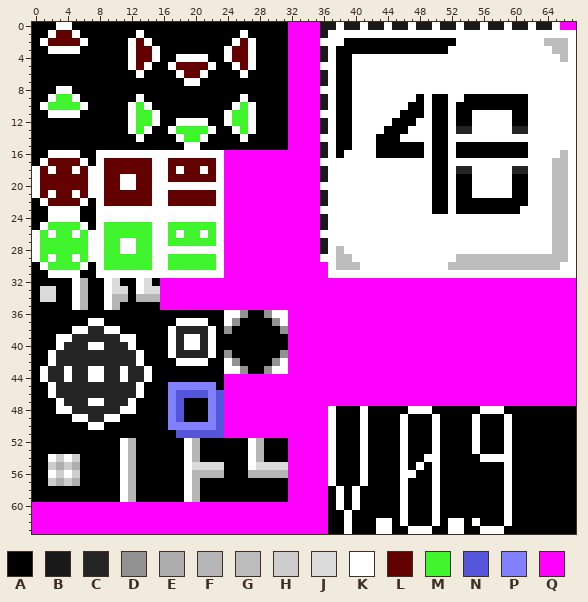
Edited in one commit: sprite sheet (src/main/resources/assets/layertab.png). Above, as it was before the edit.
The file is 68x64 pixels. Colours within 5 levels of each other are drawn and written as one.
Palette (. is transparent): A #000000  B #191919  C #252525  D #929292  E #aeaeae  F #b6b6b6  G #bdbdbd  H #cdcdcd  J #dbdbdb  K #ffffff  L #630000  M #40f42e  N #5555dc  P #8181ff  Q #ff00ff
Pixels before (only the part around the change), first column x 23:
42 AKDAAAADKQQQQQQQQQQQQQQQQQQQQQQQQQQQQQQQQQQQQ
43 AKKDAADKKQQQQQQQQQQQQQQQQQQQQQQQQQQQQQQQQQQQQ
44 AQQQQQQQQQQQQQQQQQQQQQQQQQQQQQQQQQQQQQQQQQQQQ
45 AQQQQQQQQQQQQQQQQQQQQQQQQQQQQQQQQQQQQQQQQQQQQ
46 NQQQQQQQQQQQQQQQQQQQQQQQQQQQQQQQQQQQQQQQQQQQQ
47 NQQQQQQQQQQQQQQQQQQQQQQQQQQQQQQQQQQQQQQQQQQQQ
48 NQQQQQQQQQQQQQKAAAKAAAAAKKKAAAAAAKKKAAAAAAAAA
49 NQQQQQQQQQQQQQKAAAKAAAAKAAAKAAAAKAAAKAAAAAAAA
50 NQQQQQQQQQQQQQKAAAKAAAAKAAAKAAAAKAAAKAAAAAAAA
51 NQQQQQQQQQQQQQKAAAKAAAAKAAAKAAAAKAAAKAAAAAAAA
52 AAAAKFAAAQQQQQKAAAKAAAAKAAAKAAAAKAAAKAAAAAAAA
53 AAAAKFAAAQQQQQKAAAKAAAAKAAAKAAAAKAAAKAAAAAAAA
54 AAAAKFAAAQQQQQKAAAKAAAAKAAKKAAAAAKKKKAAAAAAAA
55 JAAAKJJJJQQQQQKAAAKAAAAKAKAKAAAAAAAAKAAAAAAAA
56 FAAAFFFFFQQQQQKAAAKAAAAKKAAKAAAAAAAAKAAAAAAAA
57 AAAAAAAAAQQQQQKAAAKAAAAKAAAKAAAAAAAAKAAAAAAAA
58 AAAAAAAAAQQQQQAKAKAAAAAKAAAKAAAAAAAAKAAAAAAAA
59 AAAAAAAAAQQQQQAKAKAAAAAKAAAKAAAAAAAAKAAAAAAAA
60 QQQQQQQQQQQQQQAKAKAAAAAKAAAKAAAAAAAAKAAAAAAAA
61 QQQQQQQQQQQQQQAAKAAAAAAKAAAKAAAAAAAAKAAAAAAAA
62 QQQQQQQQQQQQQQAAKAAAKKAKAAAKAKKAKAAAKAAAAAAAA
63 QQQQQQQQQQQQQQAAKAAAKKAAKKKAAKKAAKKKAAAAAAAAA
After the commit:
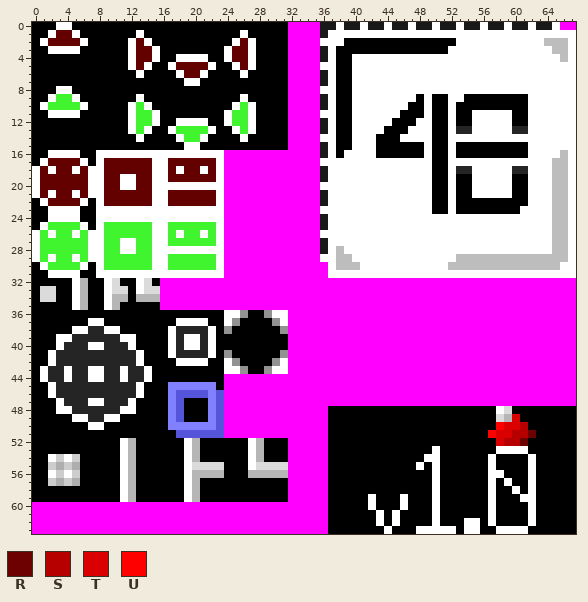
Colours new in this view: R #6d0000  S #b60000  T #db0000  U #ff0000
The author wrote: Make TimeWaster less aggressive, draw v1.0's version plate w/ generic holiday bobblehat
Difference:
{"y":48,"x":37,"old":"K","new":"A"}
{"y":48,"x":41,"old":"K","new":"A"}
{"y":48,"x":47,"old":"KKK","new":"AAA"}
{"y":48,"x":56,"old":"KK","new":"AA"}
{"y":48,"x":59,"old":"A","new":"J"}
{"y":49,"x":37,"old":"K","new":"A"}
{"y":49,"x":41,"old":"K","new":"A"}
{"y":49,"x":46,"old":"K","new":"A"}
{"y":49,"x":50,"old":"K","new":"A"}
{"y":49,"x":55,"old":"K","new":"A"}
{"y":49,"x":58,"old":"AKA","new":"JFT"}
{"y":50,"x":37,"old":"K","new":"A"}
{"y":50,"x":41,"old":"K","new":"A"}
{"y":50,"x":46,"old":"K","new":"A"}
{"y":50,"x":50,"old":"K","new":"A"}
{"y":50,"x":55,"old":"K","new":"A"}
{"y":50,"x":58,"old":"AKAA","new":"UTTS"}
{"y":51,"x":37,"old":"K","new":"A"}
{"y":51,"x":41,"old":"K","new":"A"}
{"y":51,"x":46,"old":"K","new":"A"}
{"y":51,"x":50,"old":"K","new":"A"}
{"y":51,"x":55,"old":"K","new":"A"}
{"y":51,"x":57,"old":"AAKAAA","new":"UTTSSR"}
{"y":52,"x":37,"old":"K","new":"A"}
{"y":52,"x":41,"old":"K","new":"A"}
{"y":52,"x":46,"old":"K","new":"A"}
{"y":52,"x":50,"old":"K","new":"A"}
{"y":52,"x":55,"old":"K","new":"A"}
{"y":52,"x":58,"old":"AKAA","new":"TSSR"}
{"y":53,"x":37,"old":"K","new":"A"}
{"y":53,"x":41,"old":"K","new":"A"}
{"y":53,"x":46,"old":"K","new":"A"}
{"y":53,"x":55,"old":"K","new":"A"}
{"y":53,"x":58,"old":"A","new":"K"}
{"y":53,"x":60,"old":"AA","new":"KK"}
{"y":54,"x":37,"old":"K","new":"A"}
{"y":54,"x":41,"old":"K","new":"A"}
{"y":54,"x":46,"old":"K","new":"A"}
{"y":54,"x":56,"old":"K","new":"A"}
{"y":54,"x":58,"old":"KK","new":"AA"}
{"y":54,"x":62,"old":"A","new":"K"}
{"y":55,"x":37,"old":"K","new":"A"}
{"y":55,"x":41,"old":"K","new":"A"}
{"y":55,"x":46,"old":"K","new":"A"}
{"y":55,"x":57,"old":"A","new":"K"}
{"y":55,"x":59,"old":"K","new":"A"}
{"y":55,"x":62,"old":"A","new":"K"}
{"y":56,"x":37,"old":"K","new":"A"}
{"y":56,"x":41,"old":"K","new":"A"}
{"y":56,"x":46,"old":"KK","new":"AA"}
{"y":56,"x":57,"old":"AAK","new":"KKA"}
{"y":56,"x":62,"old":"A","new":"K"}
{"y":57,"x":37,"old":"K","new":"A"}
{"y":57,"x":41,"old":"K","new":"A"}
{"y":57,"x":46,"old":"K","new":"A"}
{"y":57,"x":57,"old":"A","new":"K"}
{"y":57,"x":62,"old":"A","new":"K"}
{"y":58,"x":38,"old":"K","new":"A"}
{"y":58,"x":40,"old":"K","new":"A"}
{"y":58,"x":46,"old":"K","new":"A"}
{"y":58,"x":57,"old":"A","new":"K"}
{"y":58,"x":59,"old":"KA","new":"AK"}
{"y":58,"x":62,"old":"A","new":"K"}
{"y":59,"x":38,"old":"K","new":"A"}
{"y":59,"x":40,"old":"K","new":"A"}
{"y":59,"x":42,"old":"A","new":"K"}
{"y":59,"x":57,"old":"A","new":"K"}
{"y":59,"x":59,"old":"K","new":"A"}
{"y":59,"x":61,"old":"AA","new":"KK"}
{"y":60,"x":38,"old":"K","new":"A"}
{"y":60,"x":40,"old":"K","new":"A"}
{"y":60,"x":42,"old":"A","new":"K"}
{"y":60,"x":57,"old":"A","new":"K"}
{"y":60,"x":59,"old":"K","new":"A"}
{"y":60,"x":62,"old":"A","new":"K"}
{"y":61,"x":39,"old":"K","new":"A"}
{"y":61,"x":43,"old":"A","new":"K"}
{"y":61,"x":45,"old":"AK","new":"KA"}
{"y":61,"x":57,"old":"A","new":"K"}
{"y":61,"x":59,"old":"K","new":"A"}
{"y":61,"x":62,"old":"A","new":"K"}
{"y":62,"x":39,"old":"K","new":"A"}
{"y":62,"x":44,"old":"KAK","new":"AKA"}
{"y":62,"x":52,"old":"KKA","new":"AAK"}
{"y":62,"x":57,"old":"A","new":"K"}
{"y":62,"x":59,"old":"K","new":"A"}
{"y":62,"x":62,"old":"A","new":"K"}
{"y":63,"x":39,"old":"K","new":"A"}
{"y":63,"x":43,"old":"K","new":"A"}
{"y":63,"x":47,"old":"K","new":"A"}
{"y":63,"x":50,"old":"AA","new":"KK"}
{"y":63,"x":53,"old":"KAAKK","new":"AKKAA"}
{"y":63,"x":59,"old":"AAA","new":"KKK"}
